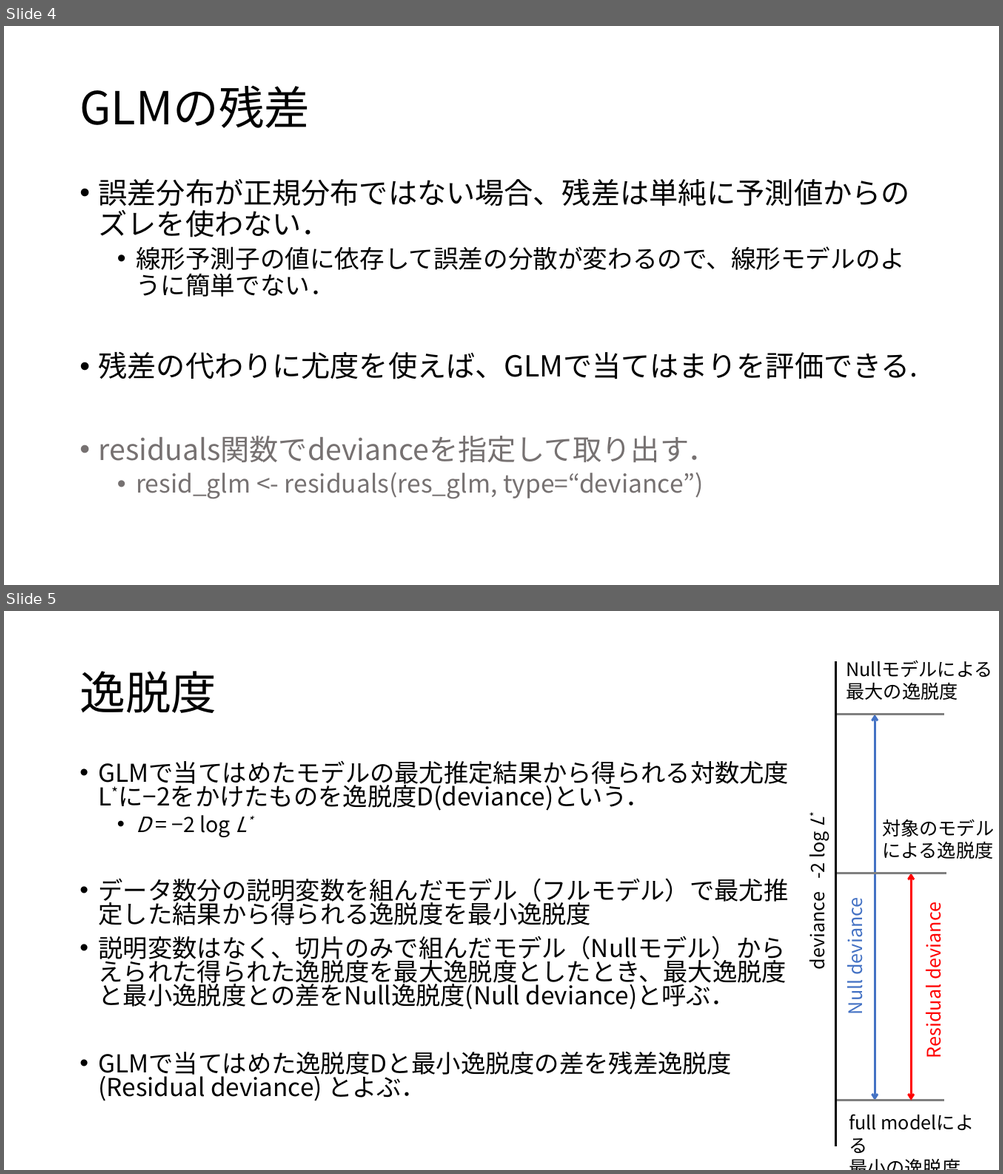
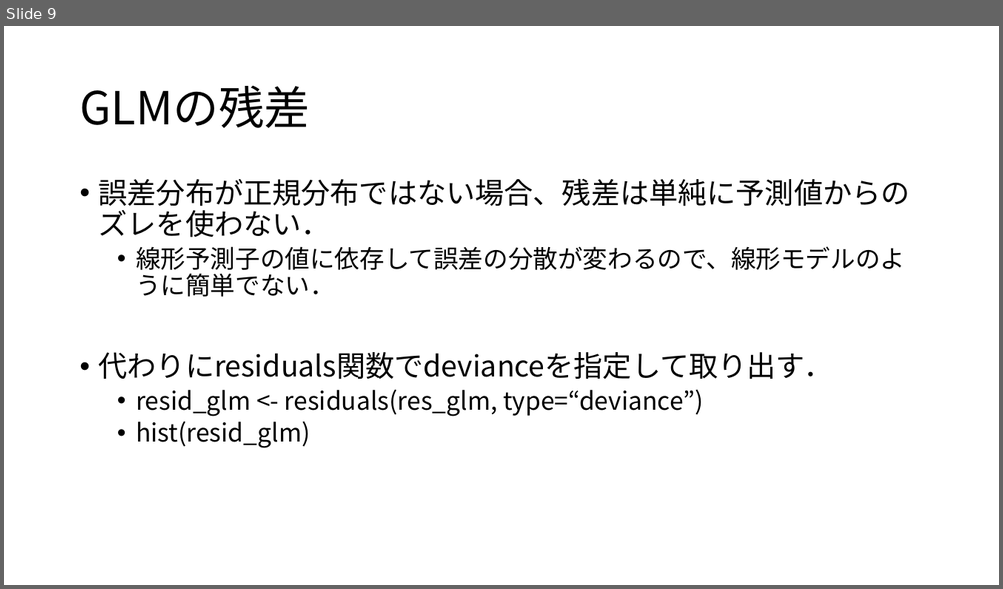
Before and after one commit to KoHMB/Shigen_kensyu_FRA, a slide deck: R/スライド/第25回.pptx. Shown one above the other, each under a label of ours: slides 4 and 5 before the commit, slide 9 after it. The pictures are 1003x1174 and 1003x589 pixels, drawn with LibreOffice and Linux fonts; fonts in the diff are those of the drawing. Boxes give left, top, right and bottom in pixels: in the first picture for what was removed or moved away, otherwise in the second. Text is boxed around its words. In the diff, an @@ line names an element or a change of style, - is before the commit and + after.

```diff
--- a/R/スライド/第25回.pptx
+++ b/R/スライド/第25回.pptx
@@ slide 5 removed at <box>4,611,999,1170</box>, background #FFFFFF @@
@@ title removed at <box>79,671,216,713</box> @@
-逸脱度
@@ line removed from (835, 662) to (835, 1147) @@
@@ text removed at <box>845,660,992,700</box> @@
-Nullモデルによる
-最大の逸脱度
@@ line removed from (836, 715) to (944, 715) @@
@@ double arrow removed from (875, 715) to (875, 1101) @@
@@ text removed at <box>801,818,830,968</box> @@
-deviance -2 log L*
@@ text removed at <box>882,819,993,859</box> @@
-対象のモデル
-による逸脱度
@@ line removed from (835, 874) to (946, 874) @@
@@ double arrow removed from (910, 874) to (910, 1101) @@
@@ text removed at <box>99,878,788,1102</box> @@
-• GLMで当てはめたモデルの最尤推定結果から得られる対数尤度L*に−2をかけたものを逸脱度D(deviance)という．
-  • D = −2 log L*
-• データ数分の説明変数を組んだモデル（フルモデル）で最尤推定した結果から得られる逸脱度を最小逸脱度
-• 説明変数はなく、切片のみで組んだモデル（Nullモデル）からえられた得られた逸脱度を最大逸脱度としたとき、最大逸脱度と最小逸脱度との差をNull逸脱度(Null deviance)と呼ぶ．
-• GLMで当てはめた逸脱度Dと最小逸脱度の差を残差逸脱度(Residual deviance) とよぶ．
@@ text removed at <box>840,905,867,1014</box> @@
-Null deviance
@@ text removed at <box>919,909,946,1057</box> @@
-Residual deviance
@@ line removed from (836, 1101) to (944, 1101) @@
@@ text removed at <box>848,1114,876,1130</box> @@
-full modelによる
-最小の逸脱度
@@ what was slide 4 is now slide 9 @@
@@ slide 9 changed as well @@
@@ text at <box>99,352,833,380</box>: text changed @@
-• 残差の代わりに尤度を使えば、GLMで当てはまりを評価できる.
-• residuals関数でdevianceを指定して取り出す．
+• 代わりにresiduals関数でdevianceを指定して取り出す．
@@ text at <box>136,389,703,417</box>: text colour #767171 to #000000 in "resid_glm <- residuals(res_glm, type=“deviance”)" @@
@@ text at <box>136,421,310,449</box>: paragraph added @@
+  • hist(resid_glm)
```
Also in this commit, not shown: 3 other slides changed, 7 slides added, 3 other slides removed, 12 other files.
